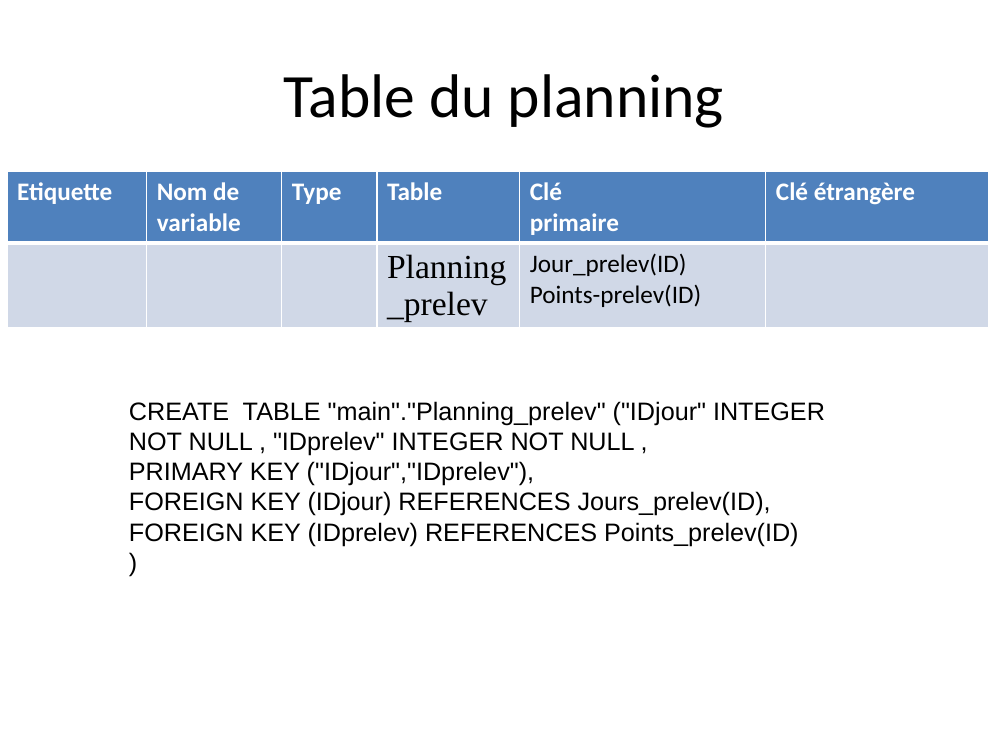
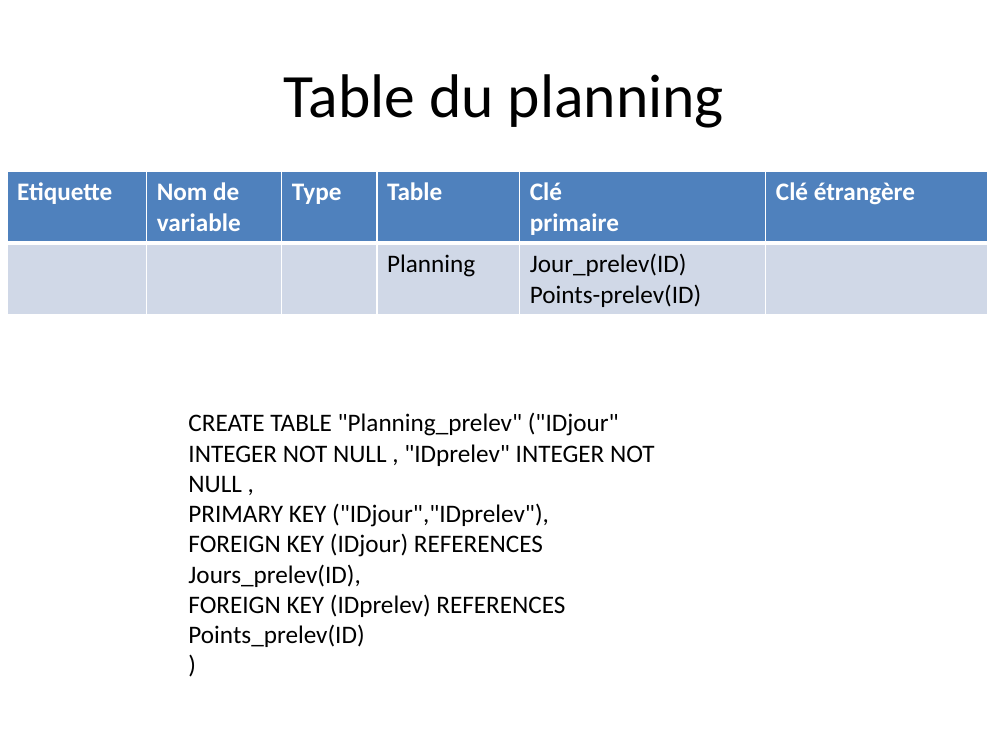
Before and after one commit to liavtavo/controle_microbio, a slide deck: slide 11 of php.pptx. Drawn at 1008x756 pixels with LibreOffice and Linux fonts; fonts in the diff are those of the drawing. Boxes give left, top, right and bottom in pixels: in the first picture for what was removed or moved away, otherwise in the second. Text is boxed around its words. In the diff, an @@ line names an element or a change of style, - is before the commit and + after.

```diff
--- a/php.pptx
+++ b/php.pptx
@@ table at (7,171,988,312) @@
-row 2, column 4: Planning_prelev
+row 2, column 4: Planning
@@ fill #D0D8E7 to #D0D8E8 in row 2 @@
@@ borders changed @@
@@ text "CREATE TABLE "Planning_prelev" ("IDjour" INTEGER ...": place and size @@
-text "CREATE TABLE "Planning_prelev" ("IDjour" INTEGER ..." at (129,401,825,546)
+text "CREATE TABLE "Planning_prelev" ("IDjour" INTEGER ..." at (188,413,655,647)
@@ text at (188,413,655,493): text changed; font Arial to Calibri @@
-CREATE TABLE "main"."Planning_prelev" ("IDjour" INTEGER NOT NULL , "IDprelev" INTEGER NOT NULL ,
+CREATE TABLE "Planning_prelev" ("IDjour" INTEGER NOT NULL , "IDprelev" INTEGER NOT NULL ,
@@ text at (188,503,565,647): font Arial to Calibri in "PRIMARY KEY ("IDjour","IDprelev"),", "FOREIGN KEY (IDjour) REFERENCES Jours_prelev(ID),", "FOREIGN KEY (IDprelev) REFERENCES Points_prelev(ID)", ")" @@
```
Also in this commit, not shown: 13 other slides changed.
